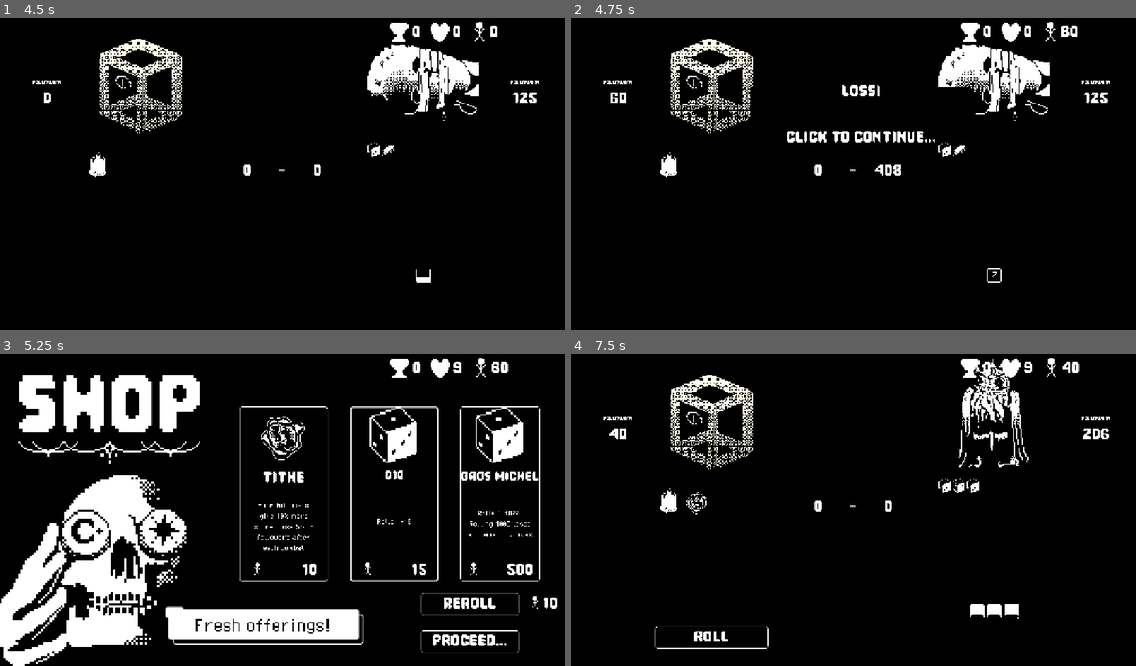
Above: before the commit, frames 1-4 (two rows, left to right).
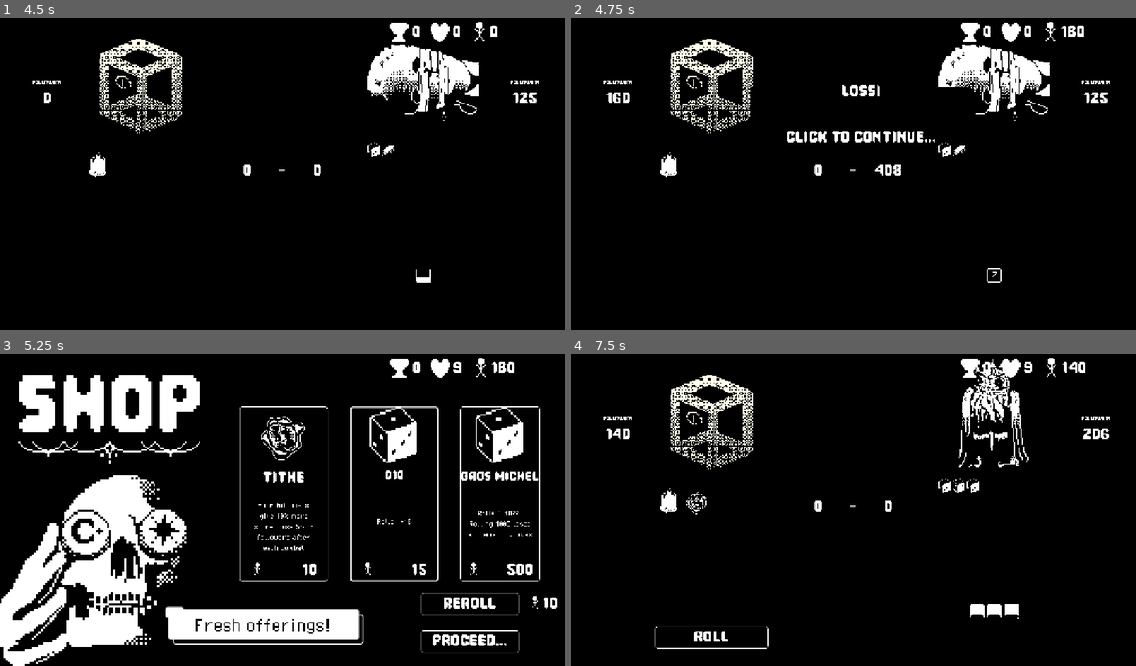
Above: after the commit, the same moments.

Repository: salbrandi/B1TJam2026
Game: Godot game, scene res://Main Scene.tscn
The game is run twice, just before and just after one commit, with the same random seed, the same clock (stepped at 60 frames per second) and the same inputs.
Inputs (mouse positions are in pixels of both pictures, inside the frame that each line leads up to):
- Up to frame 1 (4.5 s): click "Start" at 0.5 s; click (282, 158) at 1.27 s; click "REROLL" at 2 s; click "PROCEED..." at 2.75 s; click "ROLL" at 3.5 s; drag from (141, 208) to (339, 102) at 4.27 s
- Up to frame 2 (4.75 s): no input
- Up to frame 3 (5.25 s): tap Enter at 5 s; drag from (423, 534) to (254, 572) at 5.02 s
- Up to frame 4 (7.5 s): click (853, 494) at 5.77 s; click "REROLL" at 6.5 s; click "PROCEED..." at 7.25 s

Frame 1 is identical in both runs. In frame 2, 0.2% of the frame differs, in the area x 6-91%, y 2-28%; in frame 3, 0.1%; in frame 4, 0.2%.

Commit message:
Cant drag enemy objects anymore

Diff:
--- a/Gameplay/Gamemanager.gd
+++ b/Gameplay/Gamemanager.gd
@@ -204,7 +204,7 @@
 		_is_win = false
 		player_lives_remaining = maxi(0, player_lives_remaining - 1)
 		player_follower_count = maxi(0, player_follower_count - (player_follower_count/2 - 10))
-		add_followers(followers_gained_per_life_lost * (10 - player_lives_remaining))
+		add_followers(100 + followers_gained_per_life_lost * (10 - player_lives_remaining))
 
 	emit_signal("combat_over")
 
--- a/UI/Scripts/shrine_grid.gd
+++ b/UI/Scripts/shrine_grid.gd
@@ -155,6 +155,8 @@
 
 
 func _get_drag_data(at_position: Vector2) -> Variant:
+	if not is_player_grid:
+		return null
 	var cell := cell_at_position(at_position)
 	var placement := get_object_at(cell)
 	if placement.is_empty():
@@ -179,6 +181,8 @@
 
 
 func _can_drop_data(at_position: Vector2, data: Variant) -> bool:
+	if not is_player_grid:
+		return false
 	if not (data is Dictionary and data.has("shrine")):
 		return false
 	show_markers(true)
@@ -192,6 +196,8 @@
 
 
 func _drop_data(at_position: Vector2, data: Variant) -> void:
+	if not is_player_grid:
+		return
 	var origin := determine_drop_origin(at_position, data)
 	if _dragged.is_empty():
 		_placements.append({"shrine": data["shrine"], "cell": origin})
--- a/UI/ShrineBattleScreen.tscn
+++ b/UI/ShrineBattleScreen.tscn
@@ -153,6 +153,9 @@
 
 [node name="ShrineGrid" parent="GridContainer/EnemyContainer/VBoxContainer/MarginContainer2" unique_id=698383202 instance=ExtResource("3_ocyaw")]
 layout_mode = 2
+mouse_filter = 2
+mouse_behavior_recursive = 1
+mouse_default_cursor_shape = 8
 default_objects = Array[ExtResource("5_2ocd6")]([ExtResource("11_nat1o")])
 
 [node name="MarginContainer" type="MarginContainer" parent="GridContainer/EnemyContainer/VBoxContainer" unique_id=2120659682]
